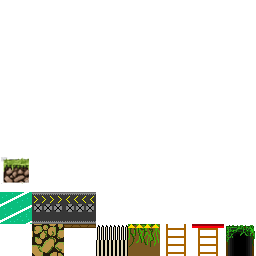
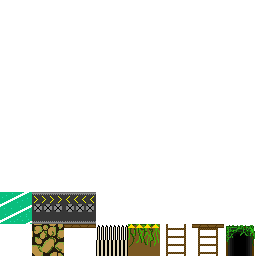
Layer changes from the first 256×256 image to the second:
removed layer "Layer 3" over box(1, 157, 29, 184)
painted on "Ladder-OneWay" over box(192, 224, 224, 256)
painted on "Ladder" over box(166, 224, 186, 256)
